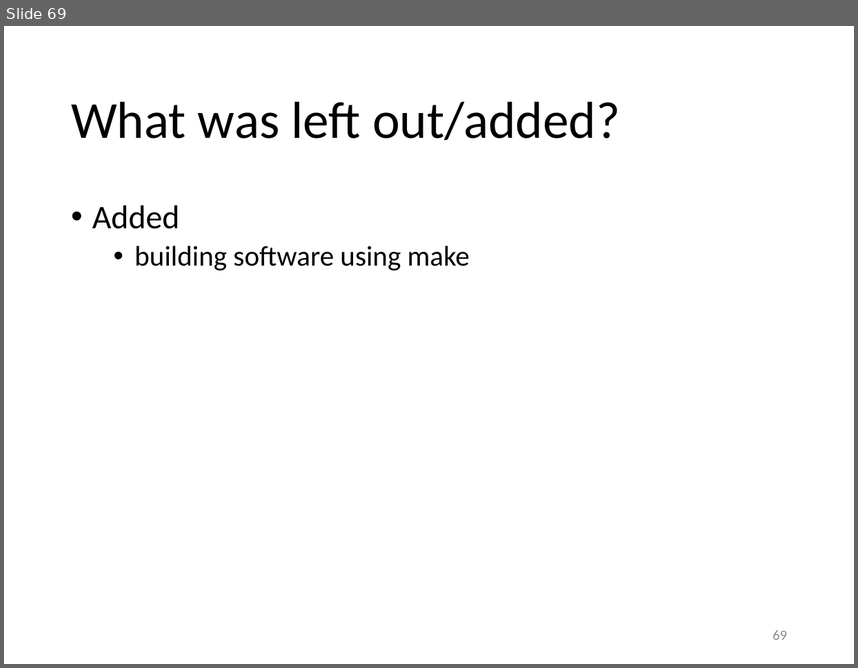
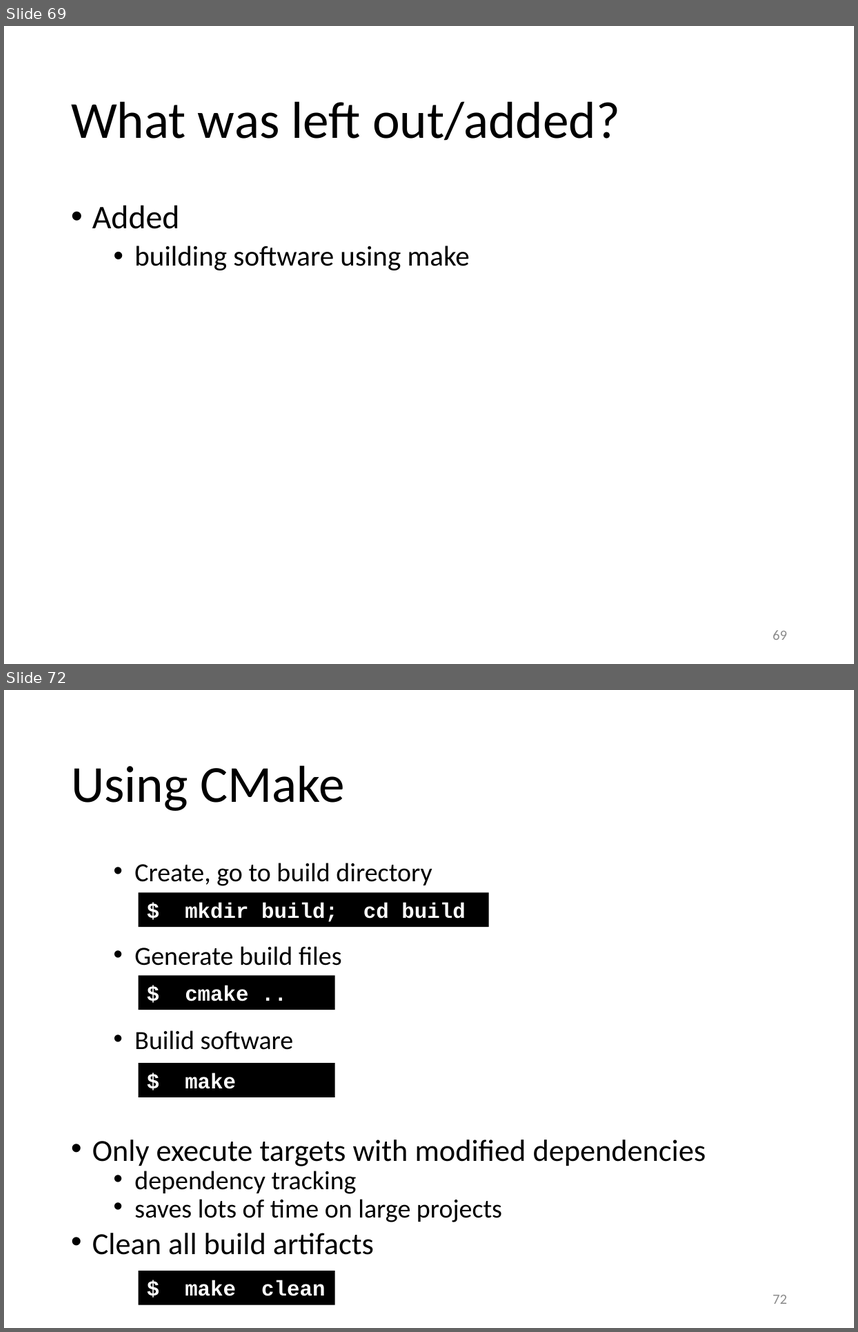
Before and after one commit to gjbex/Scientific-C-plus-plus, a slide deck: scientific_cpp.pptx. Shown one above the other, each under a label of ours: slide 69 before the commit, slides 69 and 72 after it; the slides between them are not shown. The pictures are 858x668 and 858x1332 pixels, drawn with LibreOffice and Linux fonts; fonts in the diff are those of the drawing. Boxes give left, top, right and bottom in pixels: in the first picture for what was removed or moved away, otherwise in the second. Text is boxed around its words. In the diff, an @@ line names an element or a change of style, - is before the commit and + after.

Commit message:
Add slides on CMake

```diff
--- a/scientific_cpp.pptx
+++ b/scientific_cpp.pptx
@@ slide 72 added at [4,690,854,1328], background #FFFFFF @@
@@ title added at [71,765,345,811], 44 pt, text #000000 @@
+Using CMake
@@ text added at [92,862,706,1254], 22.2 pt, text #000000 @@
+  • Create, go to build directory
+  • Generate build files
+  • Builid software
+• Only execute targets with modified dependencies
+  • dependency tracking
+  • saves lots of time on large projects
+• Clean all build artifacts
@@ rectangle added at [139,892,488,926], fill #000000, 18 pt, text #FFFFFF, bold @@
+$ mkdir build; cd build
@@ rectangle added at [139,976,335,1009], fill #000000, 18 pt, text #FFFFFF, bold @@
+$ cmake ..
@@ rectangle added at [139,1063,335,1097], fill #000000, 18 pt, text #FFFFFF, bold @@
+$ make
@@ rectangle added at [139,1270,335,1305], fill #000000, 18 pt, text #FFFFFF, bold @@
+$ make clean
@@ page number added at [773,1294,787,1303], 12 pt, text #8C8C8C @@
+72
```
Also in this commit, not shown: 3 other slides added.
